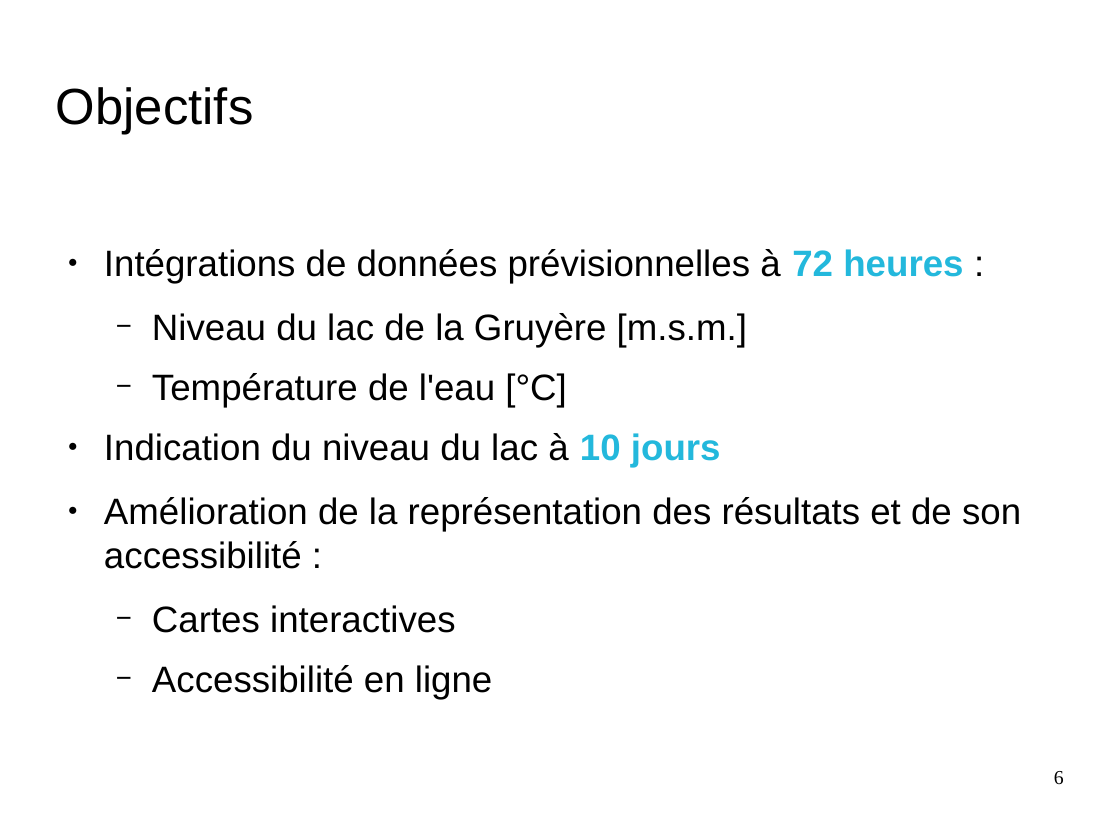
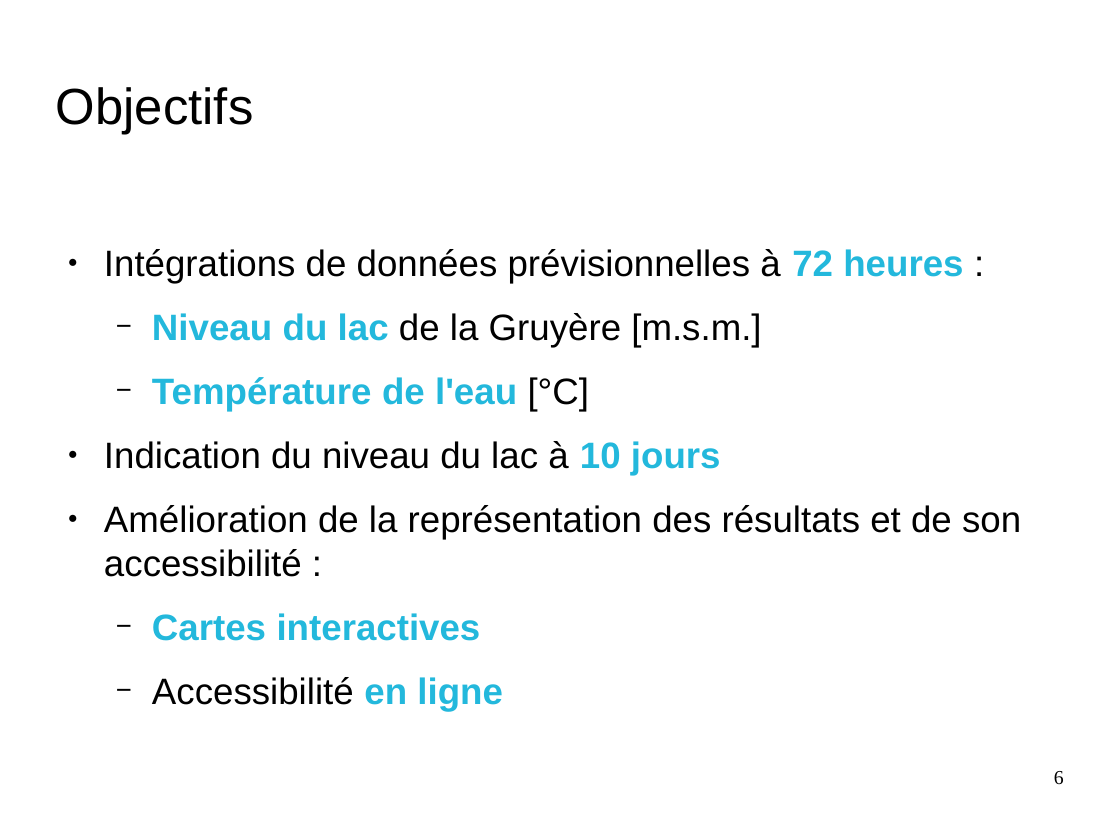
Before and after one commit to nesta7/designProject, a slide deck: slide 6 of Poster_Presentation/presentation_final_demoustication.odp. Drawn at 1120x840 pixels with LibreOffice and Linux fonts; fonts in the diff are those of the drawing; background and template pictures are left out. Boxes give left, top, right and bottom in pixels: in the first picture for what was removed or moved away, otherwise in the second. Text is boxed around its words. In the diff, an @@ line names an element or a change of style, - is before the commit and + after.

```diff
--- a/Poster_Presentation/presentation_final_demoustication.odp
+++ b/Poster_Presentation/presentation_final_demoustication.odp
@@ text at box(152, 313, 761, 711): text colour #000000 to #23B8DC, bold on in "Niveau du lac", "Température de l'eau", "Cartes interactives", "en ligne"; more space between paragraphs @@
```
Also in this commit, not shown: 12 other slides changed, 3 slides added, 3 slides removed, 2 other files.
